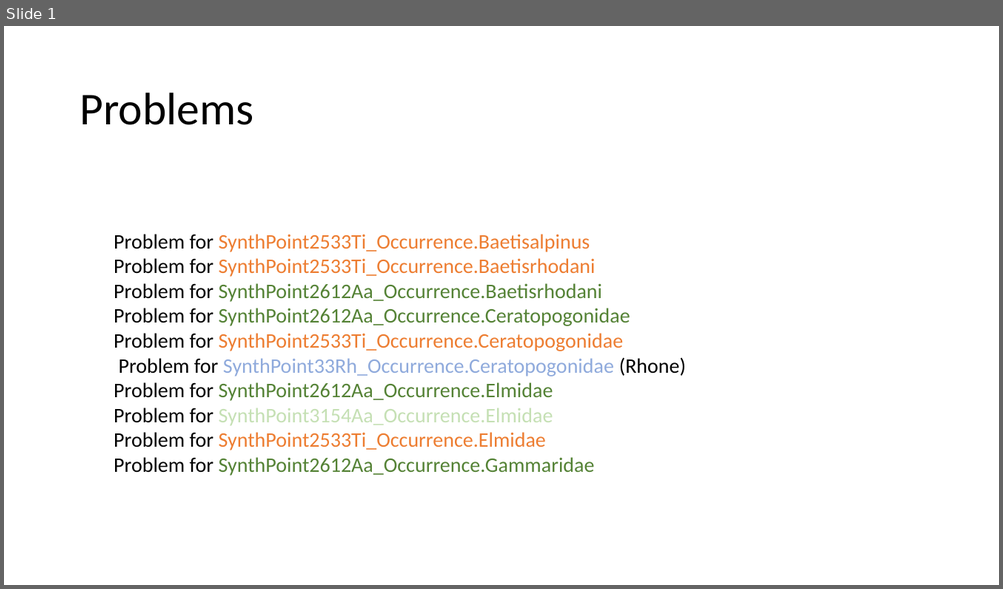
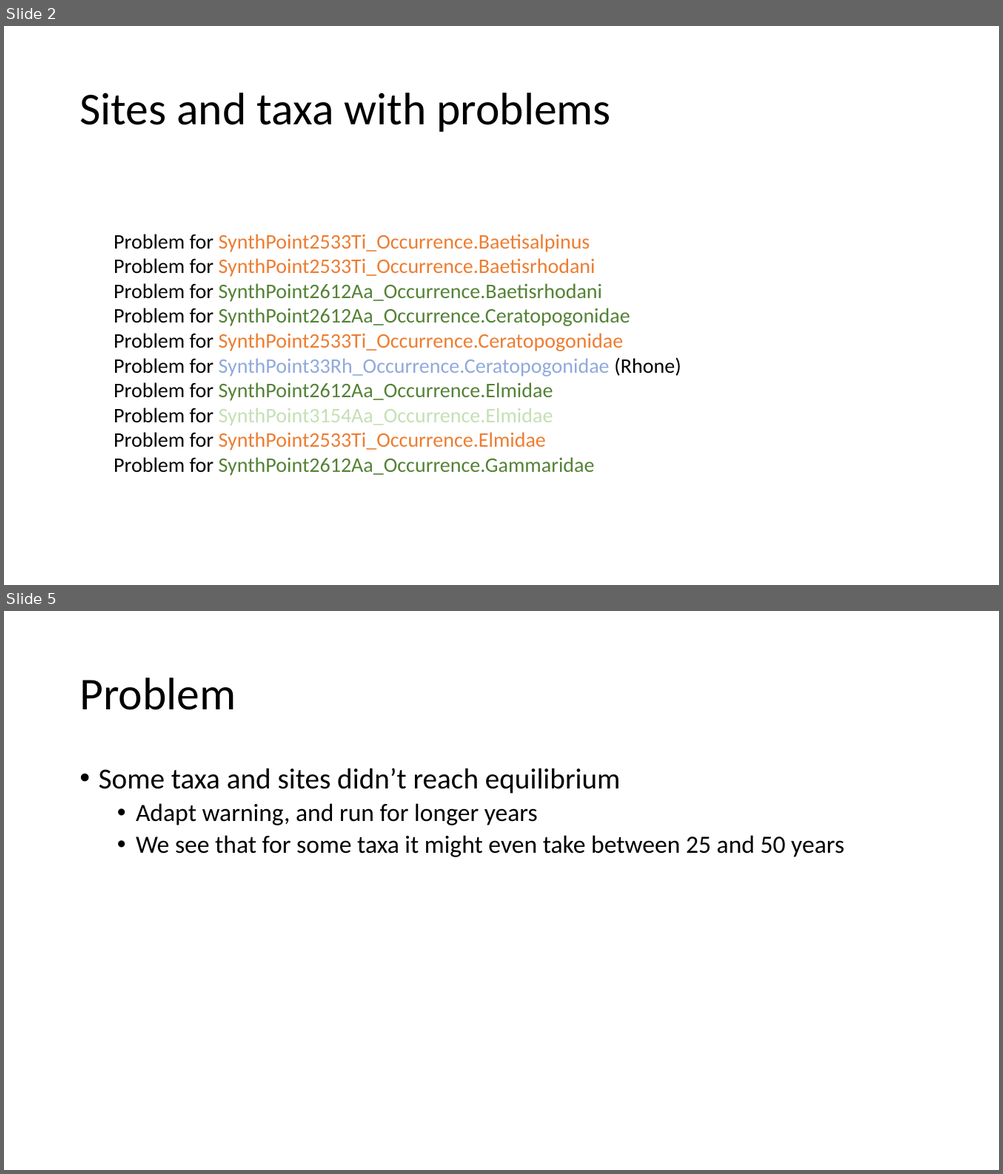
Before and after one commit to emmachollet/ArtificialData_Streambugs_SDMs, a slide deck: C1_documentation/problems_ice.pptx. Shown one above the other, each under a label of ours: slide 1 before the commit, slides 2 and 5 after it; the slides between them are not shown. The pictures are 1003x589 and 1003x1174 pixels, drawn with LibreOffice and Linux fonts; fonts in the diff are those of the drawing. Boxes give left, top, right and bottom in pixels: in the first picture for what was removed or moved away, otherwise in the second. Text is boxed around its words. In the diff, an @@ line names an element or a change of style, - is before the commit and + after.

```diff
--- a/C1_documentation/problems_ice.pptx
+++ b/C1_documentation/problems_ice.pptx
@@ slide 5 added at (x1=4, y1=611, x2=999, y2=1170), background #FFFFFF @@
@@ title added at (x1=79, y1=678, x2=236, y2=710), 44 pt, text #000000 @@
+Problem
@@ text added at (x1=99, y1=768, x2=844, y2=857), 24 pt, text #000000 @@
+• Some taxa and sites didn’t reach equilibrium
+  • Adapt warning, and run for longer years
+  • We see that for some taxa it might even take between 25 and 50 years
@@ what was slide 1 is now slide 2 @@
@@ slide 2 changed as well @@
@@ title at (x1=79, y1=93, x2=611, y2=132): text changed @@
-Problems
+Sites and taxa with problems
@@ text "Problem for SynthPoint2533Ti_Occurrence.Baetisalpinus" rewrapped from (x1=114, y1=234, x2=686, y2=476) to (x1=114, y1=234, x2=680, y2=476) @@
```
Also in this commit, not shown: 3 other slides added, 8 other files.
